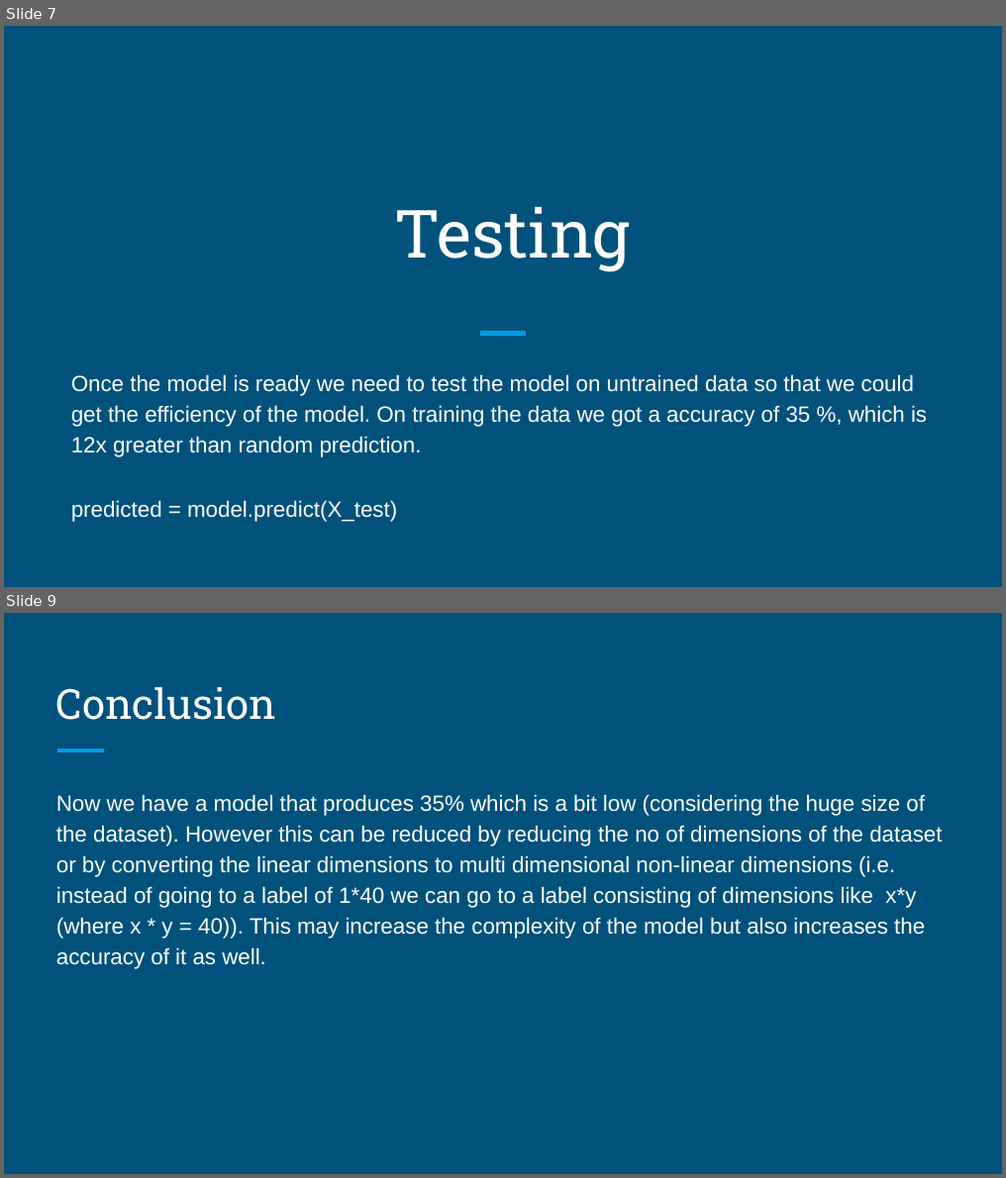
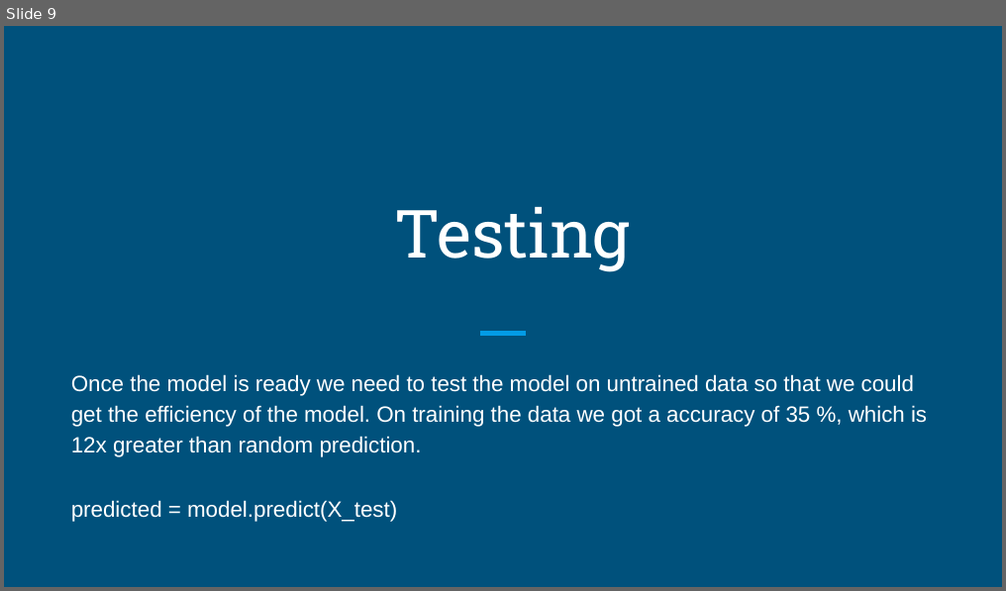
Before and after one commit to SivaK18/Semantic-Analysis, a slide deck: display.pptx. Shown one above the other, each under a label of ours: slides 7 and 9 before the commit, slide 9 after it; the slides between them are not shown. The pictures are 1006x1178 and 1006x591 pixels, drawn with LibreOffice and Linux fonts; fonts in the diff are those of the drawing. Boxes give left, top, right and bottom in pixels: in the first picture for what was removed or moved away, otherwise in the second. Text is boxed around its words. In the diff, an @@ line names an element or a change of style, - is before the commit and + after.

```diff
--- a/display.pptx
+++ b/display.pptx
@@ slide 9 removed at box(4, 613, 1002, 1174), background #00517C @@
@@ title removed at box(56, 687, 276, 720) @@
-Conclusion
@@ line removed from (57, 751) to (104, 751) @@
@@ text removed at box(56, 794, 942, 969) @@
-Now we have a model that produces 35% which is a bit low (considering the huge size of the dataset). However this can be reduced by reducing the no of dimensions of the dataset or by converting the linear dimensions to multi dimensional non-linear dimensions (i.e. instead of going to a label of 1*40 we can go to a label consisting of dimensions like x*y (where x * y = 40)). This may increase the complexity of the model but also increases the accuracy of it as well.
@@ what was slide 7 is now slide 9 @@
```
Also in this commit, not shown: 3 slides changed, 6 slides added, 1 other slide removed, 3 other files.
